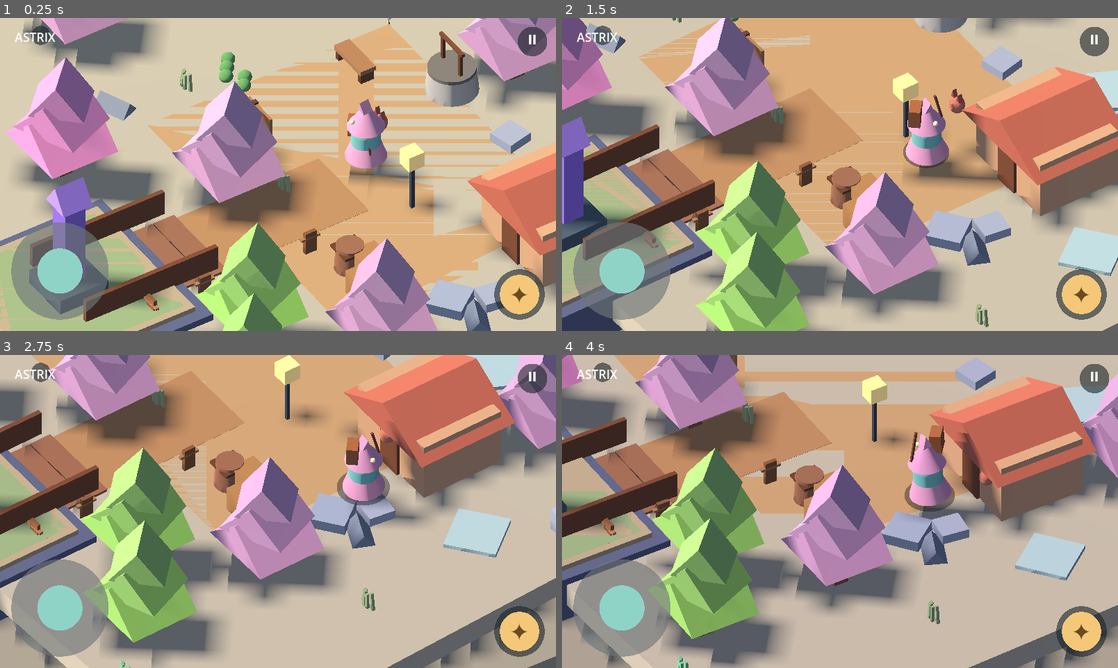
Above: before the commit, frames 1-4 (two rows, left to right).
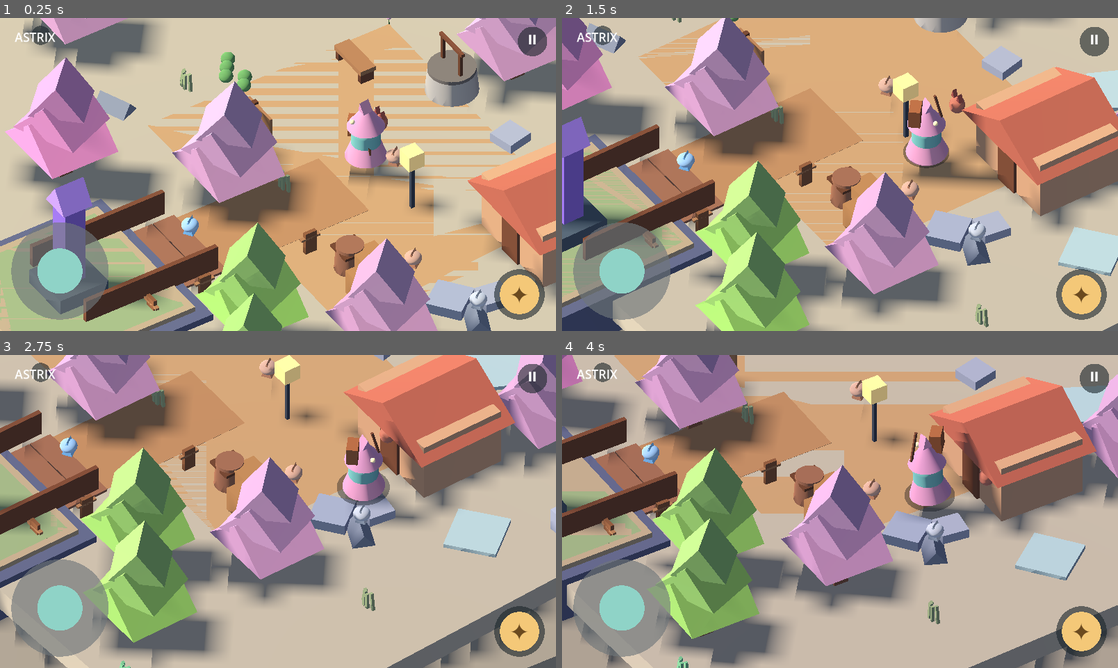
Above: after the commit, the same moments.

Repository: Daniel536t/Gronk
Game: Godot game, scene res://scenes/Main.tscn
The game is run twice, just before and just after one commit, with the same random seed, the same clock (stepped at 60 frames per second) and the same inputs.
Inputs (mouse positions are in pixels of both pictures, inside the frame that each line leads up to):
- Up to frame 1 (0.25 s): no input
- Up to frame 2 (1.5 s): move the mouse to (962, 158) at 0.52 s; hold D (move_right) 0.53-1.25 s; tap E (interact) at 0.6 s; click (962, 158) at 0.67 s; drag from (728, 190) to (812, 237) at 1.27 s
- Up to frame 3 (2.75 s): move the mouse to (333, 442) at 2.02 s; hold D (move_right) from 2.03 s (still down); tap E (interact) at 2.1 s
- Up to frame 4 (4 s): release D (move_right) at 2.75 s; drag from (812, 574) to (673, 464) at 2.77 s; move the mouse to (1006, 558) at 3.52 s; hold A (move_left) from 3.53 s (still down); tap E (interact) at 3.6 s

The runs differ from the first frame. In frame 1, 0.5% of the frame differs, in the area x 32-88%, y 40-94%; in frame 2, 0.5%; in frame 3, 0.5%, in the area x 10-67%, y 0-55%; in frame 4, 0.5%.

Commit message:
fix(astrix): materialize resource nodes so the action button has effect
gather_nearest() scanned the "resource_nodes" group, but the world never
instantiated a single ResourceNode3D, so pressing the action button always
returned "no resource nearby" and did nothing visible. Materialize five
gatherable pickup markers (wood/stone/crystal/water) wired to the
authoritative server node IDs from src/astrix/state.ts, sitting on the
walkable surface beside spawn with a floating glow marker each. Gathering
now follows the authoritative GATHER flow and visibly collects the node.

🤖 Generated with Codebuff
Co-Authored-By: Codebuff <noreply@codebuff.com>

Diff:
--- a/godot/scripts/World3D.gd
+++ b/godot/scripts/World3D.gd
@@ -52,6 +52,7 @@
     _build_paths()
     _build_starting_area()
     _build_decor()
+    _build_resource_nodes()
     _build_player()
     _build_camera()
     _build_systems()
@@ -768,6 +769,47 @@
         blade.rotation.z = float(i - 2) * 0.12
         tuft.add_child(blade)
 
+# Materialize gatherable resource nodes so the action button / gather_nearest()
+# actually has targets. Each node carries its authoritative server id, wires into
+# the "resource_nodes" group that Player3D scans, and shows a small floating glow
+# marker so the player can see what is collectable. Positions sit on the walkable
+# surface; server-node ids match src/astrix/state.ts seeds so gathering mutates
+# authoritative state and follows the conflict-free GATHER flow.
+func _build_resource_nodes() -> void:
+    var specs := [
+        {"id": "tree-meadow-002", "type": "wood", "pos": Vector3(22.8, MEADOW_SURFACE, 29.2), "color": Color("b9876a")},   # right beside spawn
+        {"id": "tree-meadow-001", "type": "wood", "pos": Vector3(28.2, MEADOW_SURFACE, 31.8), "color": Color("c08a6a")},
+        {"id": "rock-frost-001", "type": "stone", "pos": Vector3(31.6, MEADOW_SURFACE, 31.0), "color": Color("aab6c2")},  # by the path rock
+        {"id": "crystal-dusk-001", "type": "crystal", "pos": Vector3(75.5, DUSK_SURFACE, 36.5), "color": Color("cf9ef0")},
+        {"id": "water-source-001", "type": "water", "pos": Vector3(22.0, MEADOW_SURFACE, 38.0), "color": Color("7fb8e8")},  # shoreline
+    ]
+    for spec in specs:
+        var node := ResourceNode3D.new()
+        node.name = "ResourceNode_" + str(spec["id"])
+        node.resource_id = spec["type"]
+        node.server_node_id = spec["id"]
+        node.amount = 1
+        node.position = spec["pos"] + Vector3(0.0, 0.05, 0.0)
+        node.add_to_group("resource_nodes")
+        add_child(node)
+        # Floating soft-glow pickup marker (visible, presentation-only).
+        var marker := MeshInstance3D.new()
+        var mm := PrismMesh.new()
+        mm.size = Vector3(0.42, 0.7, 0.42)
+        marker.mesh = mm
+        marker.position = Vector3(0.0, 1.15, 0.0)
+        marker.rotation.y = 0.6
+        marker.material_override = _material(spec["color"], 0.45)
+        node.add_child(marker)
+        var halo := MeshInstance3D.new()
+        var hm := SphereMesh.new()
+        hm.radius = 0.34
+        hm.height = 0.5
+        halo.mesh = hm
+        halo.position = Vector3(0.0, 1.15, 0.0)
+        halo.material_override = _material((spec["color"] as Color).lightened(0.3), 0.3)
+        node.add_child(halo)
+
 func _build_decor() -> void:
     # Three decorative trees around the far meadow so the space doesn't feel bare.
     _add_tree(Vector3(31.0, 0.0, 41.0), MEADOW_SURFACE, 92, Color("a5d873"))
